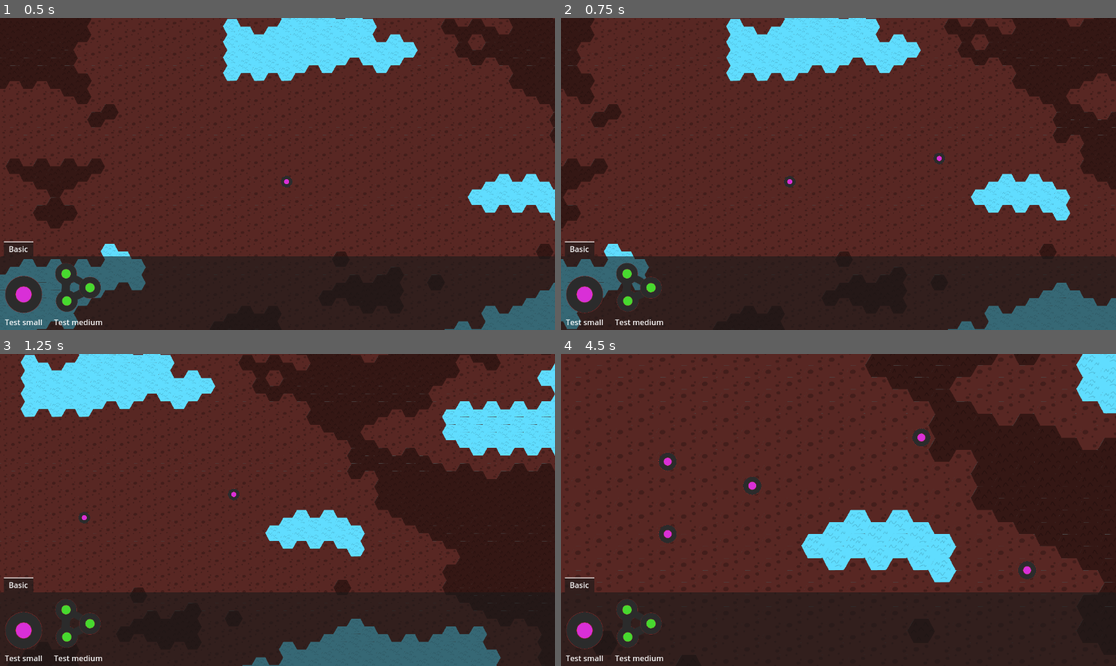
Above: before the commit, frames 1-4 (two rows, left to right).
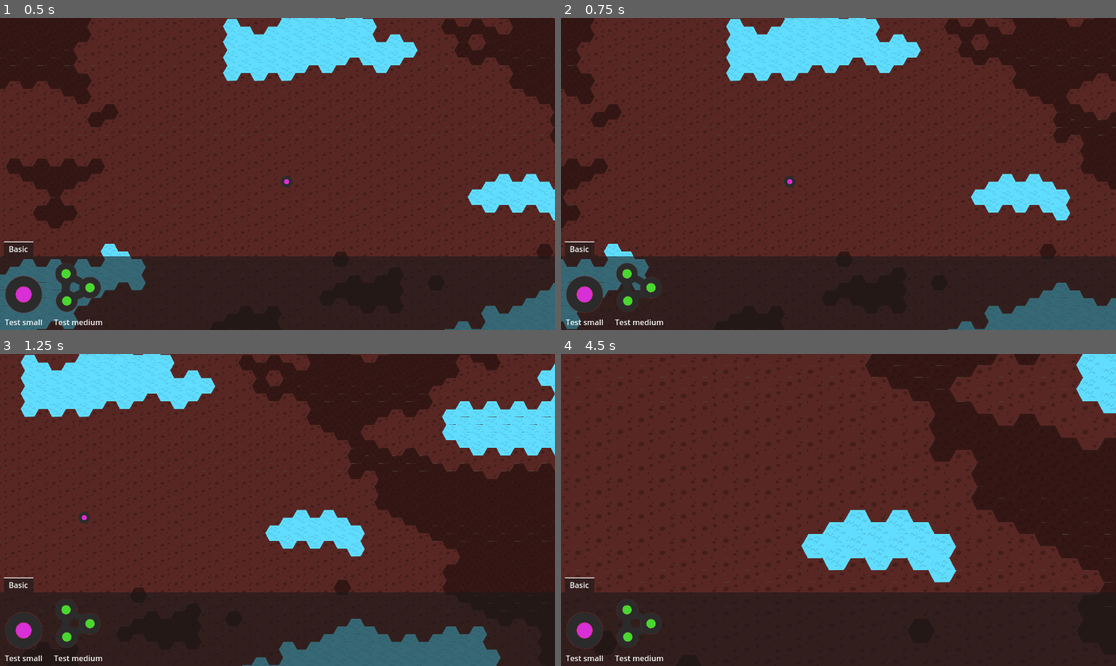
Above: after the commit, the same moments.

Repository: FlyingCheeseDemon/exoplanet-phd
Game: Godot game, scene res://scenes/main.tscn
The game is run twice, just before and just after one commit, with the same random seed, the same clock (stepped at 60 frames per second) and the same inputs.
Inputs (mouse positions are in pixels of both pictures, inside the frame that each line leads up to):
- Up to frame 1 (0.5 s): no input
- Up to frame 2 (0.75 s): tap Enter at 0.5 s; move the mouse to (960, 158) at 0.52 s; hold D (pan_right) from 0.53 s (still down); tap R (rotate_building, bound only after the commit) at 0.6 s; click (960, 158) at 0.67 s
- Up to frame 3 (1.25 s): keep holding D (pan_right)
- Up to frame 4 (4.5 s): release D (pan_right) at 1.25 s; drag from (727, 525) to (810, 572) at 1.27 s; tap Space at 2 s; move the mouse to (894, 441) at 2.02 s; hold D (pan_right) 2.03-2.75 s; tap Mouse wheel up (zoom_plus) at 2.1 s; click (894, 441) at 2.17 s; tap R (rotate_building, bound only after the commit) at 2.3, 3.6 s; drag from (810, 572) to (672, 463) at 2.77 s; tap Enter at 3.5 s; move the mouse to (1005, 556) at 3.52 s; hold A (pan_left) 3.53-4.25 s; click (1005, 556) at 3.67 s; drag from (672, 463) to (755, 432) at 4.27 s

Frame 1 is identical in both runs. In frame 2, less than 0.1% of the frame differs, in the area x 67-70%, y 42-47%; in frame 3, less than 0.1%; in frame 4, 0.7%, in the area x 17-86%, y 23-73%.

Commit message:
Buildings placed from build bar

Diff:
--- a/project.godot
+++ b/project.godot
@@ -52,6 +52,11 @@
 "events": [Object(InputEventKey,"resource_local_to_scene":false,"resource_name":"","device":-1,"window_id":0,"alt_press …(191 unchanged characters)…
 ]
 }
+rotate_building={
+"deadzone": 0.2,
+"events": [Object(InputEventKey,"resource_local_to_scene":false,"resource_name":"","device":-1,"window_id":0,"alt_pressed":false,"shift_pressed":false,"ctrl_pressed":false,"meta_pressed":false,"pressed":false,"keycode":0,"physical_keycode":82,"key_label":0,"unicode":114,"location":0,"echo":false,"script":null)
+]
+}
 
 [rendering]
 
--- a/scenes/build_menu_scenes/building_menu.gd
+++ b/scenes/build_menu_scenes/building_menu.gd
@@ -2,6 +2,7 @@
 
 @onready var build_menu:Control = $BuildMenu
 @onready var build_tab_container:TabContainer = $BuildMenu/BuildTabContainer
+@onready var drag_preview:Control = $DragPreview
 
 var available_buildings:Array[BuildingData] = []
 
@@ -19,6 +20,14 @@
 	for building in available_buildings:
 		var display_element := BuildingPreview.constructor(building)
 		build_tab_container.get_child(0).add_child(display_element)
+		display_element.connect("gui_input",_on_building_selected_from_bar.bind(display_element.data))
+
+func _on_building_selected_from_bar(event:InputEvent,building_data:BuildingData) -> void:
+	if event is InputEventMouseButton:
+		if event.button_index == MOUSE_BUTTON_LEFT and event.pressed:
+			if get_node("/root/Main").drag_preview.dragged_building == null:
+				var building := Building.constructor(building_data,Vector2i(0,0))
+				get_node("/root/Main").drag_preview.dragged_building = building
 
 func _ready() -> void:
 	available_buildings.append(load("res://assets/buildings/test_small.tres"))
--- /dev/null
+++ b/scenes/build_menu_scenes/drag_preview.gd
@@ -0,0 +1,25 @@
+extends Control
+
+var dragged_building:Building = null:
+	set = set_dragged_building
+
+@onready var building_icon := $BuildingIcon
+
+func set_dragged_building(building:Building) -> void:
+	dragged_building = building
+	_update_visuals()
+
+func _update_visuals() -> void:
+	if dragged_building:
+		building_icon.texture = dragged_building.data.texture
+		building_icon.rotation = PI/2*dragged_building.orientation
+		building_icon.position = dragged_building.data.texture_offset
+	else:
+		building_icon.texture = null
+
+func _process(delta: float) -> void:
+	position = get_global_mouse_position()
+	if Input.is_action_just_pressed("rotate_building"):
+		if dragged_building:
+			#dragged_building.rotate()
+			_update_visuals()
--- /dev/null
+++ b/scenes/build_menu_scenes/drag_preview.tscn
@@ -0,0 +1,13 @@
+[gd_scene load_steps=2 format=3 uid="uid://bv6jk10mu6d2b"]
+
+[ext_resource type="Script" uid="uid://chhd1ayq0hvlo" path="res://scenes/build_menu_scenes/drag_preview.gd" id="1_t1xpd"]
+
+[node name="DragPreview" type="Control"]
+layout_mode = 3
+anchors_preset = 0
+offset_right = 40.0
+offset_bottom = 40.0
+mouse_filter = 2
+script = ExtResource("1_t1xpd")
+
+[node name="BuildingIcon" type="Sprite2D" parent="."]
--- a/scenes/building.gd
+++ b/scenes/building.gd
@@ -5,6 +5,8 @@
 
 @export var coordinate:Vector2i
 @export var data:BuildingData
+
+var orientation:int = 0
 
 static func constructor(dat:BuildingData,location:Vector2i) -> Building:
 	var obj := self_scene.instantiate()
--- a/scenes/main.gd
+++ b/scenes/main.gd
@@ -1,9 +1,19 @@
 extends Node
 
 @onready var world:CanvasLayer = $World
+@onready var drag_preview:Control = get_node("/root/Main/World/DragPreview")
 
 func _ready() -> void:
+	world.connect("world_map_cell_clicked",_on_world_map_cell_clicked)
 	pass
 
 func _process(delta: float) -> void:
 	pass
+
+func _on_world_map_cell_clicked(event:InputEventMouseButton,position:Vector2i) -> void:
+	if event.button_index == MOUSE_BUTTON_LEFT:
+		if drag_preview.dragged_building == null:
+			pass
+		else:
+			if world.add_building(drag_preview.dragged_building,position):
+				drag_preview.dragged_building = null
--- a/scenes/world_scenes/world.gd
+++ b/scenes/world_scenes/world.gd
@@ -3,6 +3,8 @@
 @onready var world_map:TileMapLayer = $WorldMap
 @onready var camera:Camera2D = $Camera2D
 @onready var buildings:Node = $Buildings
+
+signal world_map_cell_clicked
 
 func _ready() -> void:
 	for building in buildings.get_children():
@@ -83,9 +85,4 @@
 	building.position = world_position
 
 func _on_world_map_cell_clicked(event:InputEventMouseButton,position:Vector2i) -> void:
-	if event.button_index == MOUSE_BUTTON_LEFT:
-		var new_building = Building.constructor(load("res://assets/buildings/test_small.tres"),Vector2i(0,0))
-		add_building(new_building,position)
-	elif event.button_index == MOUSE_BUTTON_RIGHT:
-		var new_building = Building.constructor(load("res://assets/buildings/test_medium.tres"),Vector2i(0,0))
-		add_building(new_building,position)
+	emit_signal("world_map_cell_clicked", event, position)
--- a/scenes/world_scenes/world.tscn
+++ b/scenes/world_scenes/world.tscn
@@ -1,10 +1,11 @@
-[gd_scene load_steps=7 format=4 uid="uid://b3ou4tybdq6r"]
+[gd_scene load_steps=8 format=4 uid="uid://b3ou4tybdq6r"]
 
 [ext_resource type="Script" uid="uid://cdk0qox14sueo" path="res://scenes/world_scenes/world.gd" id="1_4wyf3"]
 [ext_resource type="TileSet" uid="uid://wq2fpuh0mids" path="res://assets/world_tileset.tres" id="2_ikkem"]
 [ext_resource type="Script" uid="uid://curff0ybkit4y" path="res://scenes/world_scenes/world_tile_map.gd" id="3_2ti7m"]
 [ext_resource type="Script" uid="uid://ey1sox1fu3s3" path="res://scenes/building.gd" id="4_jyr2a"]
 [ext_resource type="Resource" uid="uid://b7ougyucqnjdf" path="res://assets/buildings/test_small.tres" id="5_74fly"]
+[ext_resource type="PackedScene" uid="uid://bv6jk10mu6d2b" path="res://scenes/build_menu_scenes/drag_preview.tscn" id="6_74fly"]
 
 [sub_resource type="FastNoiseLite" id="FastNoiseLite_jyr2a"]
 frequency = 0.0546
@@ -32,4 +33,6 @@
 data = ExtResource("5_74fly")
 metadata/_custom_type_script = "uid://ey1sox1fu3s3"
 
+[node name="DragPreview" parent="." instance=ExtResource("6_74fly")]
+
 [connection signal="cell_clicked" from="WorldMap" to="." method="_on_world_map_cell_clicked"]
Not shown, added: scenes/build_menu_scenes/drag_preview.gd.uid
